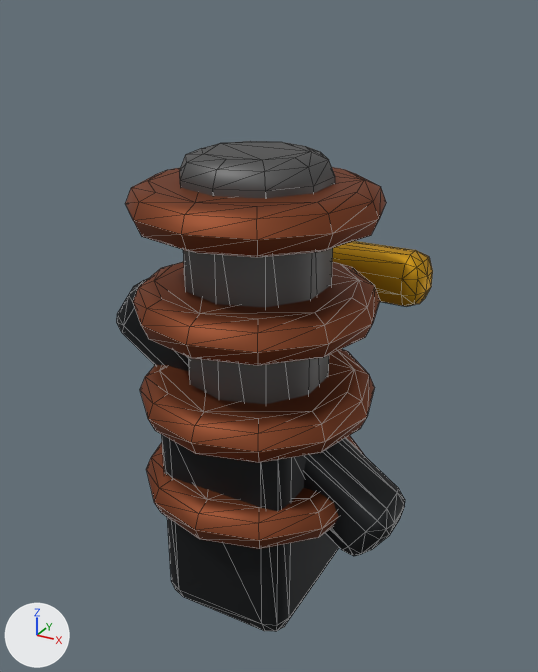
What one commit did to the glTF model game/public/assets/suspension-steering.glb.
One viewpoint serves both versions: a 50 mm camera at (0.281, -0.523, 0.496) aimed at (-0.005, -0.004, 0.237). Lighting does not change. The marker at lower left points along +X, +Y and +Z. The first picture is the older version. Mesh edges are drawn as thin lines. Vertices at exactly the same position are counted once.

In view in the first picture: 'suspension-steering'.
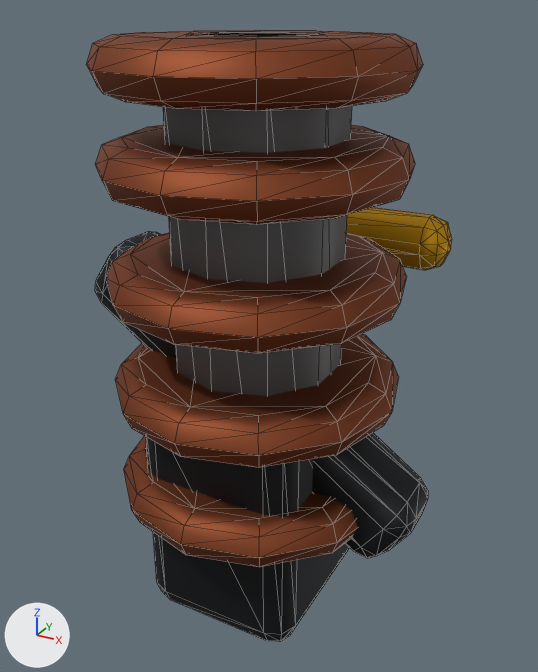
What differs and where, as boxes (x1, y1, x2, y2) in the pictures (538 x 672 px; the box of a moved part takes in the faces that stretch with it):
'suspension-steering', reshaped (16% wider, 25% taller): before (117, 141, 433, 632); after (86, 30, 452, 642)
part 1 of me_cylinder, moved or reshaped: before (146, 435, 364, 549); after (124, 436, 358, 568)
part 2 of me_cylinder, added (brown): after (115, 334, 399, 468)
part 3 of me_cylinder, moved or reshaped: before (125, 167, 386, 257); after (95, 125, 415, 225)
part 4 of me_cylinder, added (brown): after (86, 30, 423, 111)
part 5 of me_cylinder, moved or reshaped: before (162, 435, 339, 632); after (146, 437, 350, 642)
part 6 of me_cylinder, moved or reshaped: before (117, 278, 405, 556); after (95, 231, 428, 558)
part 7 of me_cylinder, rebuilt (22% wider, 38% taller): before (180, 141, 335, 404); after (163, 32, 352, 396)
part 8 of me_cylinder, added: after (347, 207, 452, 270)
part 9 of me_cylinder, deleted (brown): before (140, 349, 375, 463)
part 10 of me_cylinder, built on: before (133, 241, 433, 366); after (106, 232, 407, 354)

Diff of the bpy script that builds the scene:
```diff
--- a/game/public/assets/suspension-steering.glb.py
+++ b/game/public/assets/suspension-steering.glb.py
@@ me_cylinder @@
 # used by ob_suspension_steering; location = (0.0, 0.0, 0.0)
-me_cylinder.from_pydata(...)  # 480 vertices, 928 faces; spans x -0.133..0.133, y -0.133..0.133, z 0.0..0.4
+me_cylinder.from_pydata(...)  # 576 vertices, 1116 faces; spans x -0.151..0.151, y -0.153..0.153, z 0.0..0.48
+# me_cylinder part 1: the loose piece of 72 vertices spanning x -0.1..0.1, y -0.133..0.067, z 0.102..0.137 is scaled about its middle by (1.2, 1.2, 1.14)
+# me_cylinder part 2: the loose piece of 72 vertices spanning x -0.1..0.1, y -0.133..0.067, z 0.102..0.137 is copied, and the copy is scaled about its middle by (1.2, 1.2, 1.14), then moved by (0.0, 0.0, 0.09); it spans x -0.12..0.12, y -0.153..0.087, z 0.19..0.23
+# me_cylinder part 3: the loose piece of 60 vertices spanning x -0.1..0.1, y -0.133..0.067, z 0.343..0.377 is scaled about its middle by (1.21, 1.21, 1.14), then moved by (0.0, 0.0, 0.03)
+# me_cylinder part 4: the loose piece of 72 vertices spanning x -0.1..0.1, y -0.133..0.067, z 0.102..0.137 is copied, and the copy is scaled about its middle by (1.2, 1.2, 1.14), then moved by (0.0, 0.0, 0.34); it spans x -0.12..0.12, y -0.153..0.087, z 0.44..0.48
+# me_cylinder part 5: the loose piece of 56 vertices spanning x -0.06..0.06, y -0.103..0.037, z 0.0..0.2 is scaled about its middle by (1.17, 1.14, 1.1), then moved by (0.0, 0.0, 0.01)
+# me_cylinder part 6: the loose piece of 56 vertices spanning x -0.133..0.133, y -0.062..-0.003, z 0.077..0.283 is scaled about its middle by (1.13, 1.17, 1.13), then moved by (0.0, 0.0, 0.02)
+# me_cylinder part 7: the loose piece of 60 vertices spanning x -0.057..0.057, y -0.093..0.027, z 0.06..0.4 is rebuilt with 60 vertices and now spans x -0.067..0.067, y -0.103..0.037, z 0.02..0.48
+# me_cylinder part 8: a new loose piece of 56 vertices spanning x -0.11..0.11, y 0.102..0.153, z 0.275..0.325, in mat_rr_hazard_yellow (yellow #d9a521)
+# me_cylinder part 9: the loose piece of 60 vertices spanning x -0.1..0.1, y -0.133..0.067, z 0.182..0.217 is deleted
+# me_cylinder part 10
+# 115 vertices are removed from x -0.1..0.1, y -0.133..0.133, z 0.245..0.297
+# 224 faces are deleted
+# 1 vertex moves within x 0.0, y 0.067, z 0.28
+# 71 vertices are added at x -0.12..0.12, y -0.153..0.087, z 0.28..0.32
+# 140 new faces join them, mat_rr_rust (brown #8a4b2f)
 me_cylinder.materials.append(mat_rr_scrap_grey)
```
